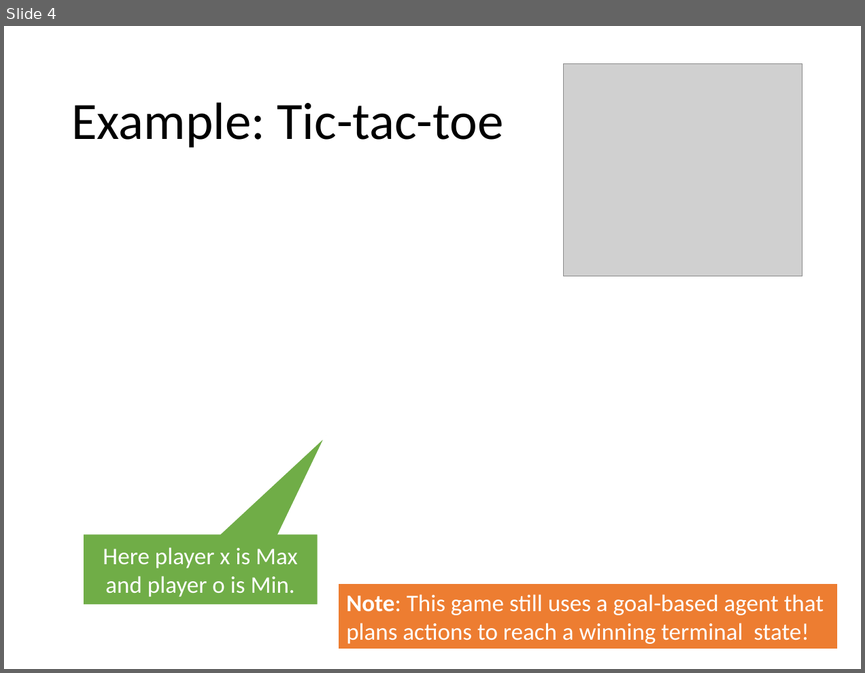
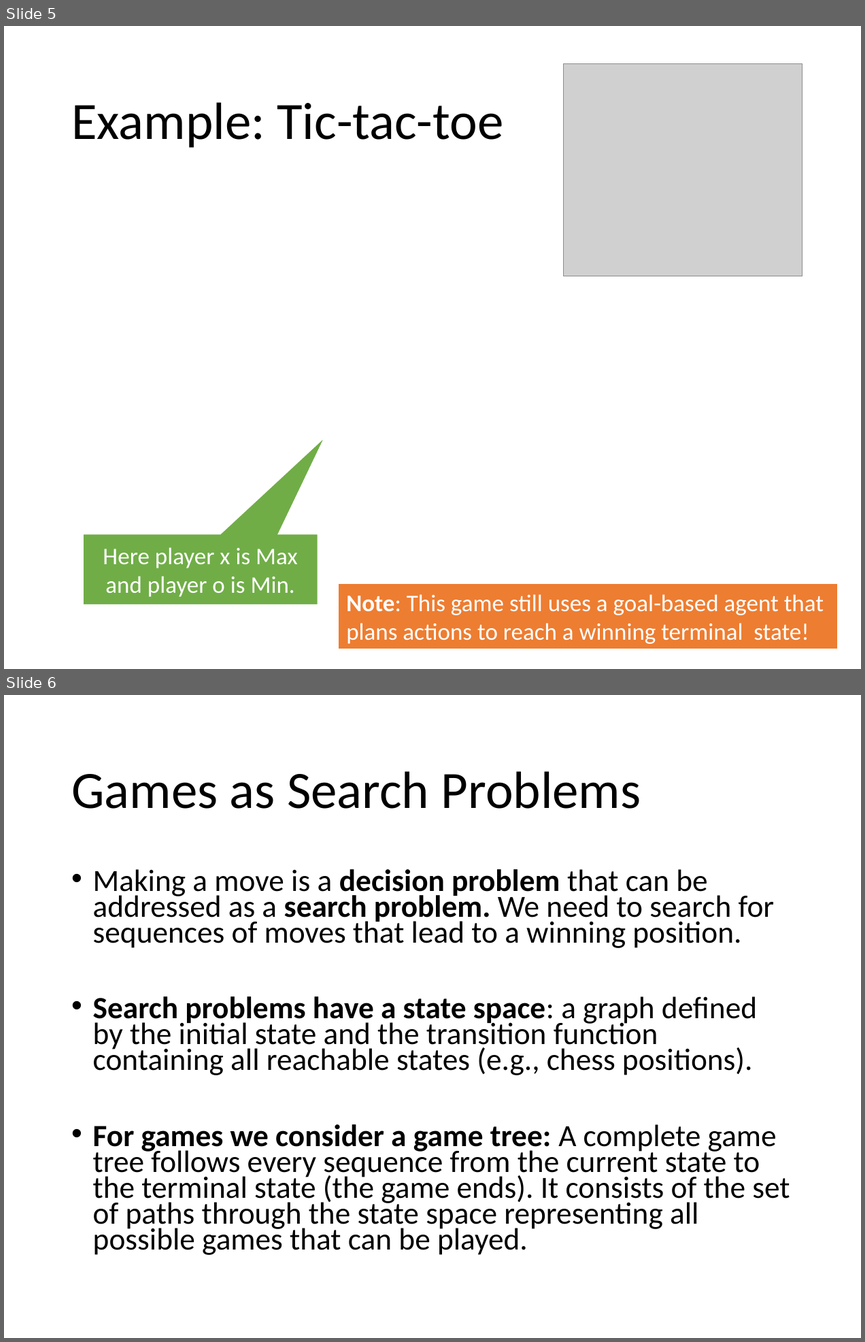
Before and after one commit to mhahsler/CS7320-AI, a slide deck: slides/05_games.pptx. Shown one above the other, each under a label of ours: slide 4 before the commit, slides 5 and 6 after it. The pictures are 865x673 and 865x1342 pixels, drawn with LibreOffice and Linux fonts; fonts in the diff are those of the drawing; grey boxes stand for pictures. Boxes give left, top, right and bottom in pixels: in the first picture for what was removed or moved away, otherwise in the second. Text is boxed around its words. In the diff, an @@ line names an element or a change of style, - is before the commit and + after.

```diff
--- a/slides/05_games.pptx
+++ b/slides/05_games.pptx
@@ slide 6 added at [4, 695, 861, 1338], background #FFFFFF @@
@@ title added at [71, 771, 641, 809], 44 pt, text #000000 @@
+Games as Search Problems
@@ text added at [93, 869, 789, 1255], 25.9 pt, text #000000 @@
+• Making a move is a decision problem that can be addressed as a search problem. We need to search for sequences of moves that lead to a winning position.
+• Search problems have a state space: a graph defined by the initial state and the transition function containing all reachable states (e.g., chess positions).
+• For games we consider a game tree: A complete game tree follows every sequence from the current state to the terminal state (the game ends). It consists of the set of paths through the state space representing all possible games that can be played.
@@ what was slide 4 is now slide 5 @@
```
Also in this commit, not shown: 1 other slide added, 6 other files.
